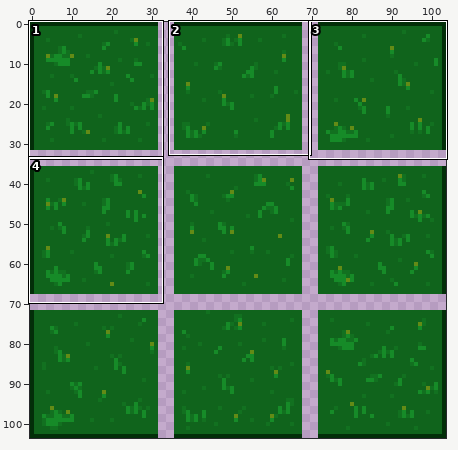
A sprite sheet gets an edit: project/celestia/assets/celestia/textures/terrain/grass_cover.png. Above, an overview of the earlier version with the close-up marked.
Close-up. Old version:
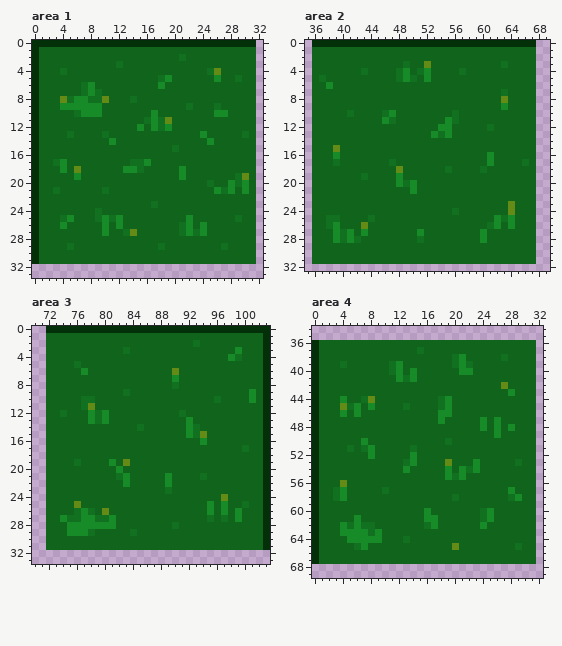
The file is 104x104 pixels. Shown: area 1: x 0..32, y 0..33; area 2: x 35..69, y 0..32; area 3: x 70..103, y 0..33; area 4: x 0..32, y 34..69. The commit also changed other parts of the picture, which this record leaves out.
The result:
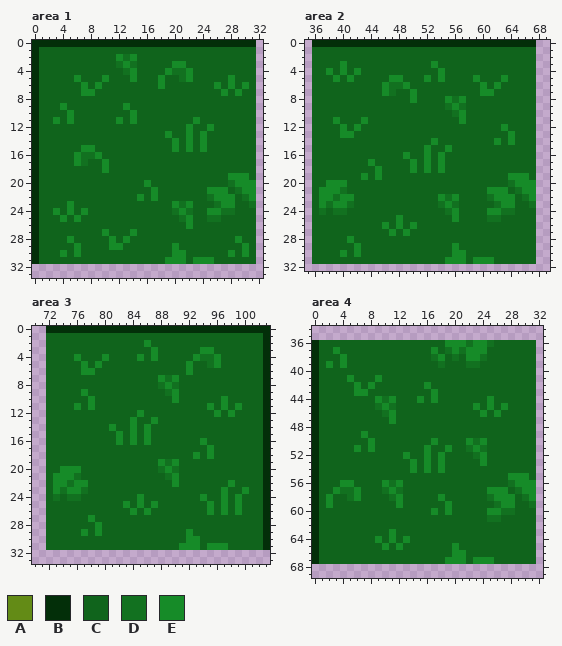
Palette (. is transparent): A #638b16  B #032f09  C #10641c  D #127120  E #168b28
Changes in this commit:
Changed rows in their new state; - is an unchanged pixel.
Area 1:
first column x 3:
 2 ---------EDE------C----------
 3 ----------ED-----EE----------
 4 -C--------DE----EDDE--CC-----
 5 ---E---E---E---EC-DE---C-EC--
 6 ----ECE----------------E-E-E-
 7 ----E-C-----------------E-E--
 8 -CCCCCCC---C-----------------
 9 --CCCCC---E--------C---C-----
10 --ECCCC----E--C--------CC----
11 E-E------E-E-CCCC---E--------
12 ------------C-CCC--E--E------
13 --C----C--------E--E-------C-
14 --------C--------E-E-EC------
15 ----EE-----------E-E-E-------
16 ---EDDE----------------------
17 CC-ED--E---CCC---------------
18 -C-C---E--CCC-----C----------
19 ---C--------------C------EEE-
20 -------------E--------C--DE-E
21 C------C------E-------E-ECD-E
22 ------------E-E-------DEEE-DE
23 --E-----------C--EDE---DEE--D
24 E-E-E-C----------DED--EEDD---
25 -ECE--CCCC--------D---DD--C--
26 -C-----C-C--------C--C-------
27 ----------CE------CCCC-------
28 --E-----E-E---------------E--
29 --CE----EE-----C-E------C--E-
30 -E-E-------------EE------E-E-
31 ----------------EEE-EEE------
Area 2:
first column x 37:
 3 ---E--------C--CE---------C----
 4 -E-E-EC----CC-CC-E--C----------
 5 C-E-E-----EECC---E----E---E----
 6 -C-------EDDE----------E-E-----
 7 ---------ED--E---------EE-C----
 8 -------------E----EDE-----C----
 9 ------------------DED-----C----
10 ----C----CC---------E----------
11 --E---E--CC-------CCE----------
12 ---E-E-----------CC-----C-E----
13 ---EE-----------CCC--------E---
14 ----------------E--------E-E---
15 --C------------E--E------------
16 --C---------E--E-E------C------
17 --C----E--C--E-E-E------C----C-
18 --------E--C-E-E-EC----C-------
19 ------E-E--C---------------EEE-
20 -EEE-------CCC-------------DEEE
21 EEED---------C----------EEE-DEE
22 EEDEE------------EDE----DEEE-DE
23 EDEED------------DED-----DEE--D
24 D-DD--------------DE----EEDD---
25 -CC----C---E-------E----DDCC---
26 -CC---C--E-E-E----------CC-C---
27 --CCC-C---E-E-C--------C-------
28 --CC-C--------C--------C-------
29 -----E-------------E-----------
30 ---E-E-------------EE----------
31 ------------------EEE-EEE------
Area 3:
first column x 73:
 2 -------------E------C--------
 3 ----------C---E------EE---C--
 4 ---E---E----E-E-----EDDE-CC--
 5 ---CE-E------------E--DE-----
 6 -----E-----------C-E---------
 7 ---------------ED------------
 8 ---------------DE------------
 9 ----E-----C-----DE----------C
10 ----CE-----------E-----CE---C
11 ---ECE----------------E-E-E--
12 -C---CCC----E-----C----E-E---
13 -----CCC---E--E----C---------
14 --------E--ECE-----CC--------
15 ---------E-E-E-----CCC-------
16 ---------E-E-E---------------
17 ----------------------E----C-
18 --------------------E-E------
19 ---C----C-C----EDE-----------
20 -EEE-----C-----DED-----------
21 EEED-----CC-----DE---C-------
22 EEDEE-----C-----CE-------E---
23 EDEED-----------C-------E--E-
24 D-DD--------E--------E--E-E--
25 ---C------E-E-E-----------EC-
26 ---CCC-C---E-E---------------
27 -CCCC-CCC-------------C-C-C--
28 --CCCC-CC--------C-----------
29 --CC-CE----C-------E---------
30 -------------------EE--------
31 ------------------EEE-EEE----
Area 4:
first column x 2:
36 -----------------EEEDEED------
37 -E-----------C-E-DEDEEE-------
38 --E------------DE--CEED--C----
39 E-E------CC-----D-CC-D--------
40 ---------CC-C------CC---------
41 ---E---E--CCC-----------------
42 ----E-E-------E----------C----
43 ----EE---------E----------C---
44 --C--CCEDE---E-ECC-----E------
45 --CCC-CDED-C----CC---E-E-E----
46 --C-C---DE------CC----E-E-----
47 ---------E------C-----C-C-----
48 ----------------------C-C-C---
49 -----E------------------C-----
50 -----CE--------E-C--EDE-------
51 ---CEC------C-E--E--DED-------
52 ------C----EC-E-E----DE-------
53 -----------C--E-EC---CE----C--
54 -----------CE-E-EC-CCC--------
55 -----------------CCC------EEE-
56 --EE----EDE---------------DEEE
57 -EDDE----ED------------EEECDEE
58 ECCDE----DE-----E-C----DEEECDE
59 E---------E------E------DEE--D
60 --------------CE-E----C-EDD---
61 ----C---------CC------CDD-----
62 --CCCCC-------CC------C-------
63 --CCCCCC-E--------------------
64 ---CCCC--E-E------------------
65 ----CC--E-E-------E--------C--
66 ------------------EE----------
67 -----------------EEE-EEE------
Changed places in both close-ups, as pixel boxes (x1, y1, x2, y2):
changed: (53, 54, 256, 264)
changed: (319, 61, 536, 264)
changed: (53, 340, 256, 550)
changed: (326, 340, 536, 564)
